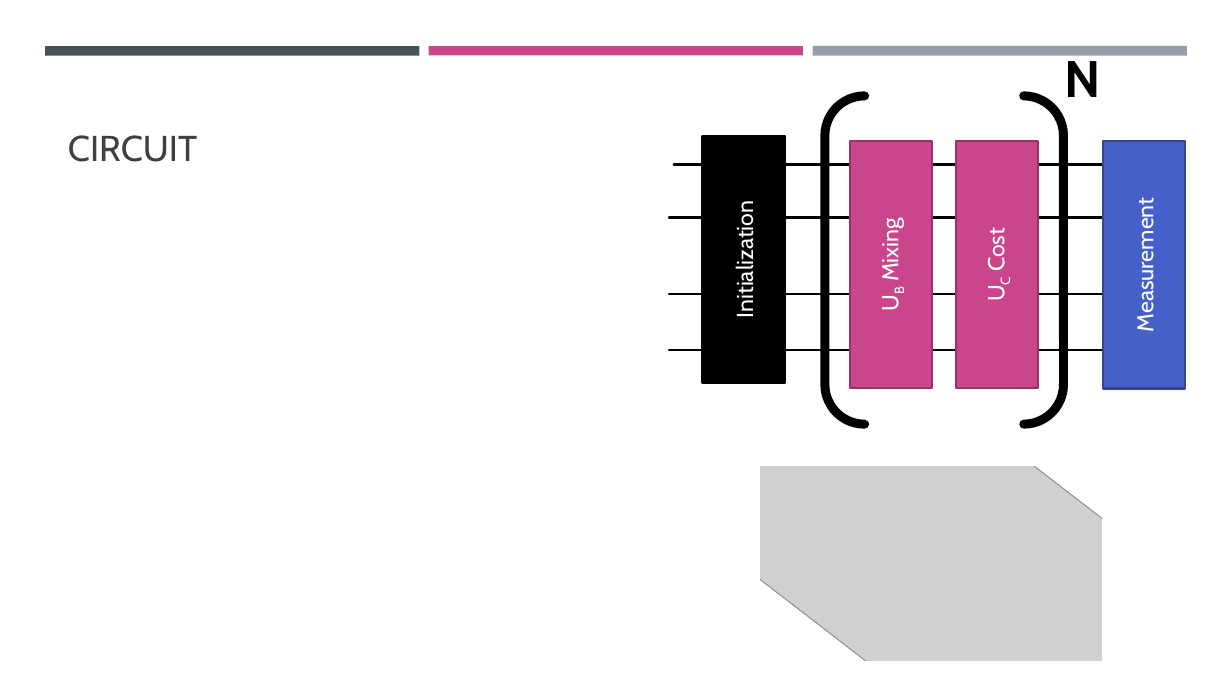
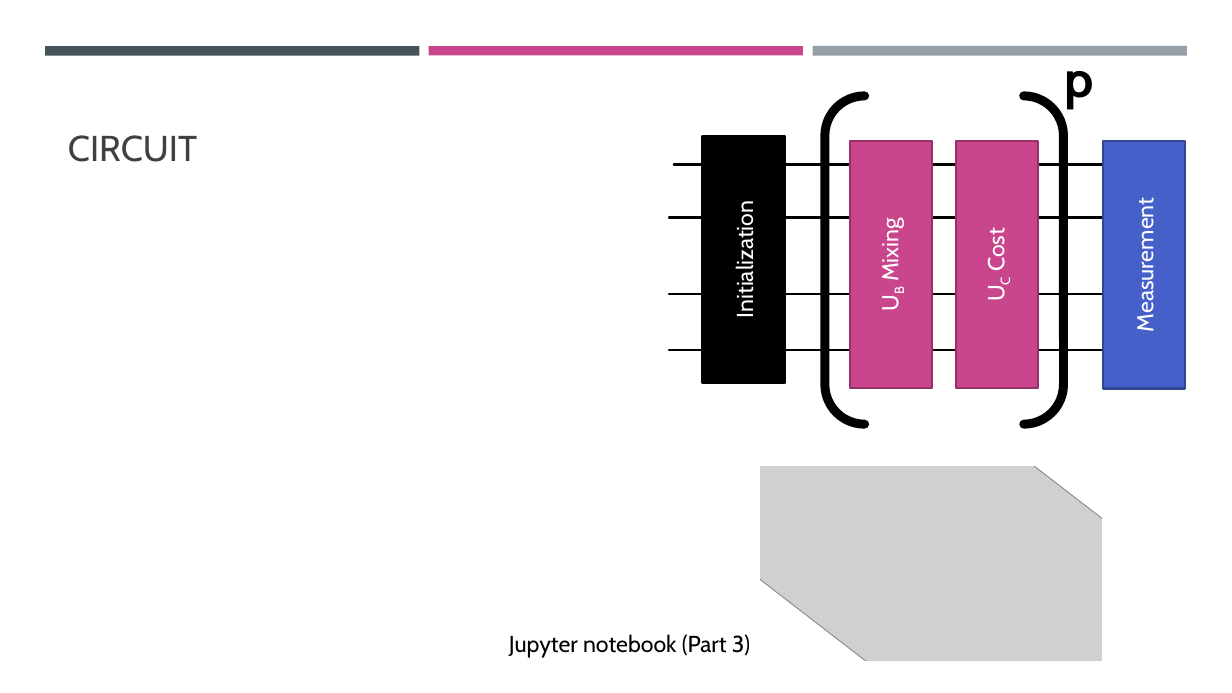
Before and after one commit to CodeJP97/QHT-2022-WoQ, a slide deck: slide 11 of Lecture.pptx. Drawn at 1232x693 pixels with LibreOffice and Linux fonts; fonts in the diff are those of the drawing; grey boxes stand for pictures. Boxes give left, top, right and bottom in pixels: in the first picture for what was removed or moved away, otherwise in the second. Text is boxed around its words. In the diff, an @@ line names an element or a change of style, - is before the commit and + after.

```diff
--- a/Lecture.pptx
+++ b/Lecture.pptx
@@ text at (1065, 54, 1094, 108): text changed @@
-N
+p
@@ text added at (509, 634, 750, 658), 18 pt, text #000000 @@
+Jupyter notebook (Part 3)
```
Also in this commit, not shown: 5 other slides changed.
